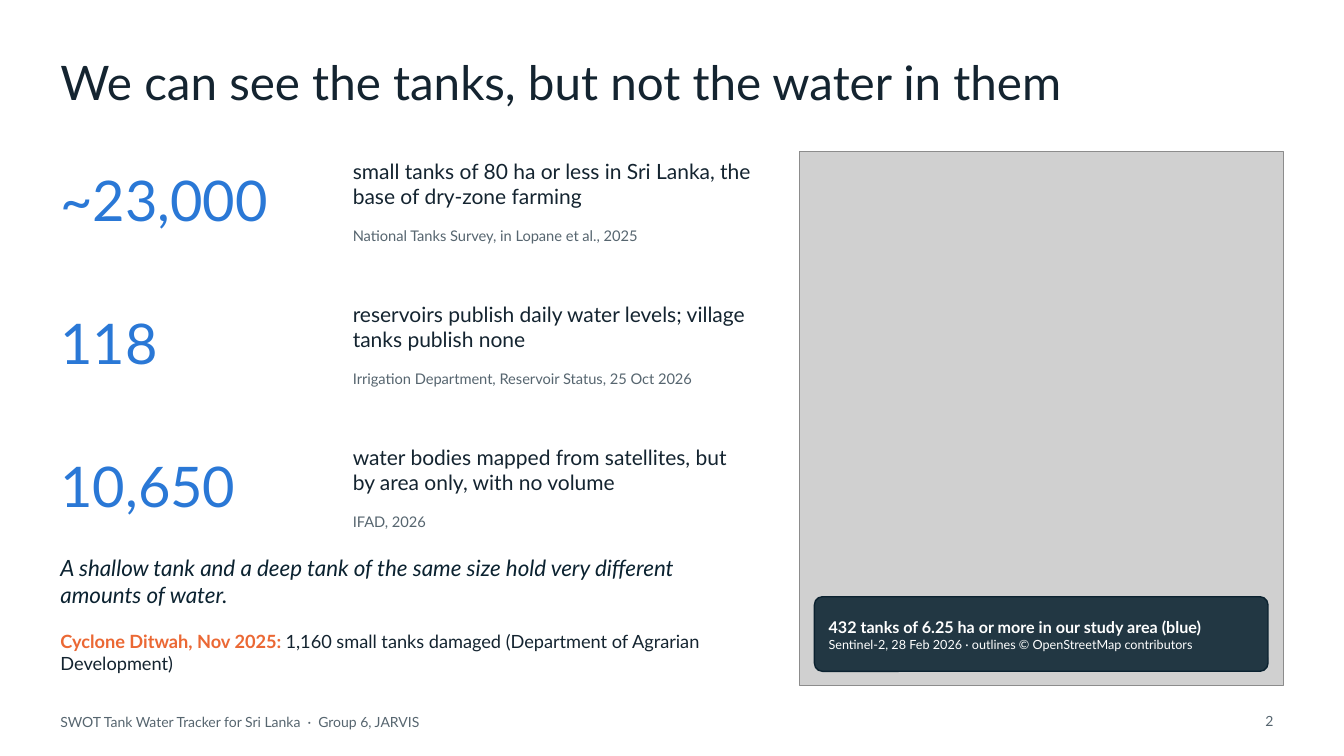
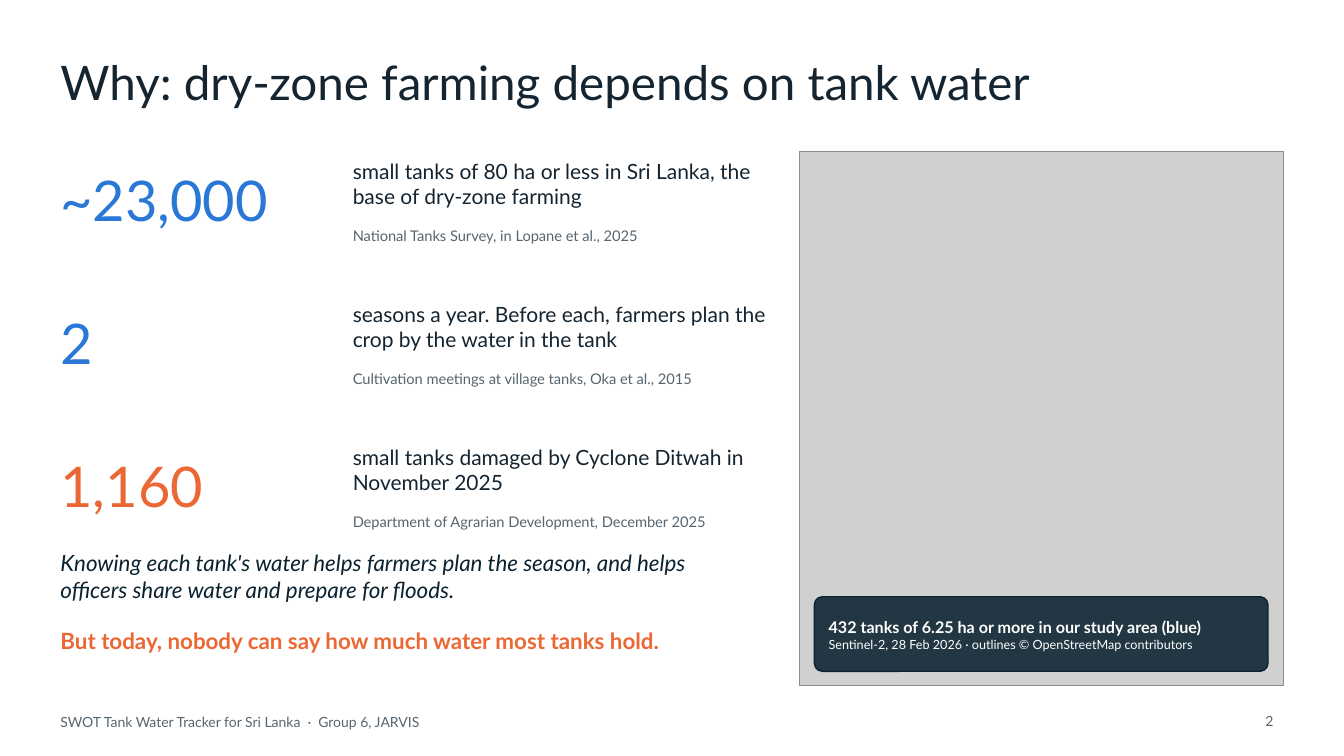
Before and after one commit to jarvis-uom/Mehara, a slide deck: slide 2 of swot-tank-tracker/presentation/SWOT Tank Water Tracker - proposal talk.pptx. Drawn at 1344x756 pixels with LibreOffice and Linux fonts; fonts in the diff are those of the drawing; grey boxes stand for pictures. Boxes give left, top, right and bottom in pixels: in the first picture for what was removed or moved away, otherwise in the second. Text is boxed around its words. In the diff, an @@ line names an element or a change of style, - is before the commit and + after.

```diff
--- a/swot-tank-tracker/presentation/SWOT Tank Water Tracker - proposal talk.pptx
+++ b/swot-tank-tracker/presentation/SWOT Tank Water Tracker - proposal talk.pptx
@@ title at box(60, 65, 1030, 109): text changed @@
-We can see the tanks, but not the water in them
+Why: dry-zone farming depends on tank water
@@ text at box(60, 323, 92, 364): text changed @@
-118
+2
@@ text at box(353, 306, 765, 351): text changed @@
-reservoirs publish daily water levels; village tanks publish none
+seasons a year. Before each, farmers plan the crop by the water in the tank
@@ text at box(353, 373, 692, 387): text changed @@
-Irrigation Department, Reservoir Status, 25 Oct 2026
+Cultivation meetings at village tanks, Oka et al., 2015
@@ text at box(353, 449, 744, 490): text changed @@
-water bodies mapped from satellites, but by area only, with no volume
+small tanks damaged by Cyclone Ditwah in November 2025
@@ text at box(60, 466, 203, 515): text changed; text colour #2A78D6 to #EB6834 @@
-10,650
+1,160
@@ text at box(353, 516, 706, 530): text changed @@
-IFAD, 2026
+Department of Agrarian Development, December 2025
@@ text at box(60, 554, 685, 602): text changed @@
-A shallow tank and a deep tank of the same size hold very different amounts of water.
+Knowing each tank's water helps farmers plan the season, and helps officers share water and prepare for floods.
@@ text at box(60, 632, 659, 653): text changed; size 13 to 16 pt; text colour #142430 to #EB6834; bold on @@
-Cyclone Ditwah, Nov 2025: 1,160 small tanks damaged (Department of Agrarian Development)
+But today, nobody can say how much water most tanks hold.
```
Also in this commit, not shown: 1 other slide changed, 2 slides added, 5 other files.
